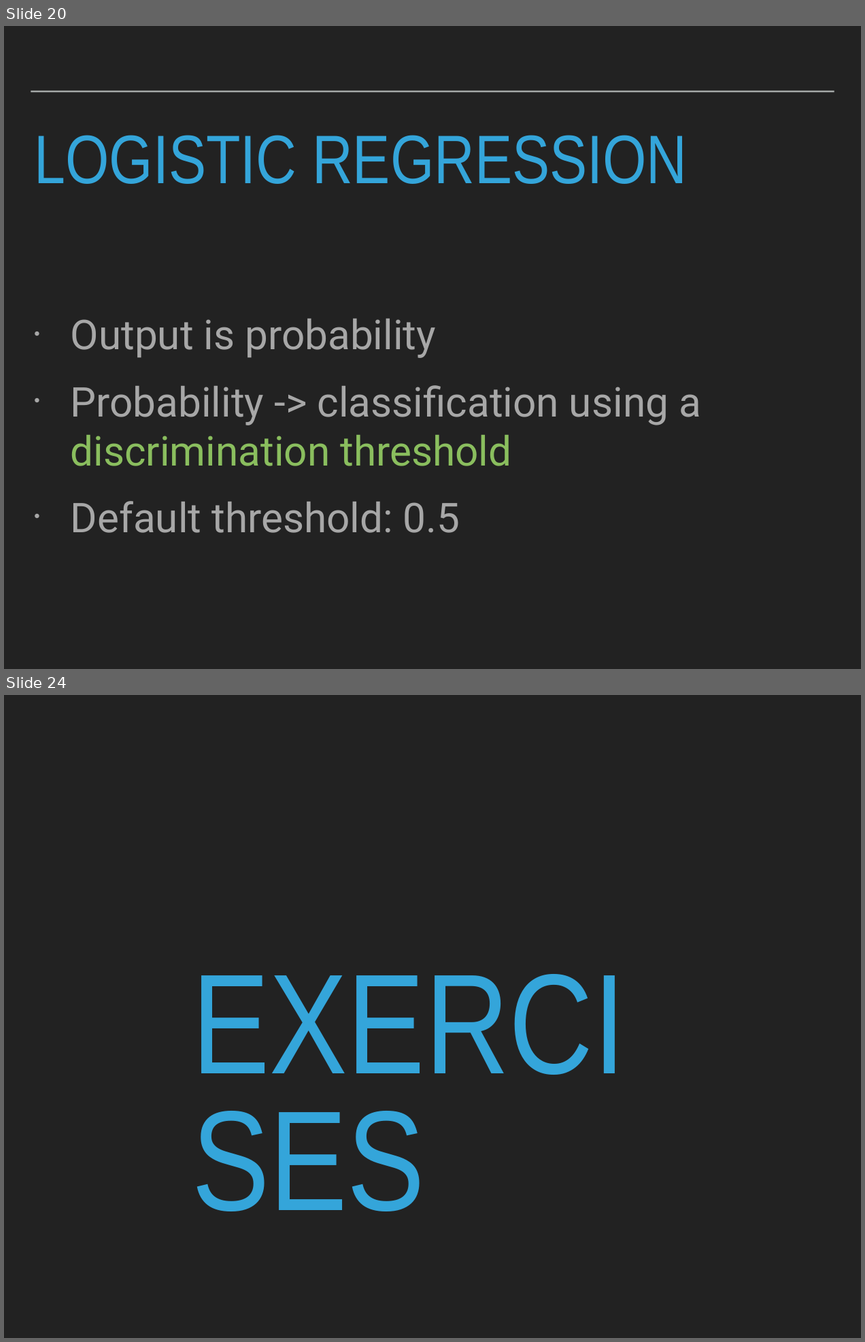
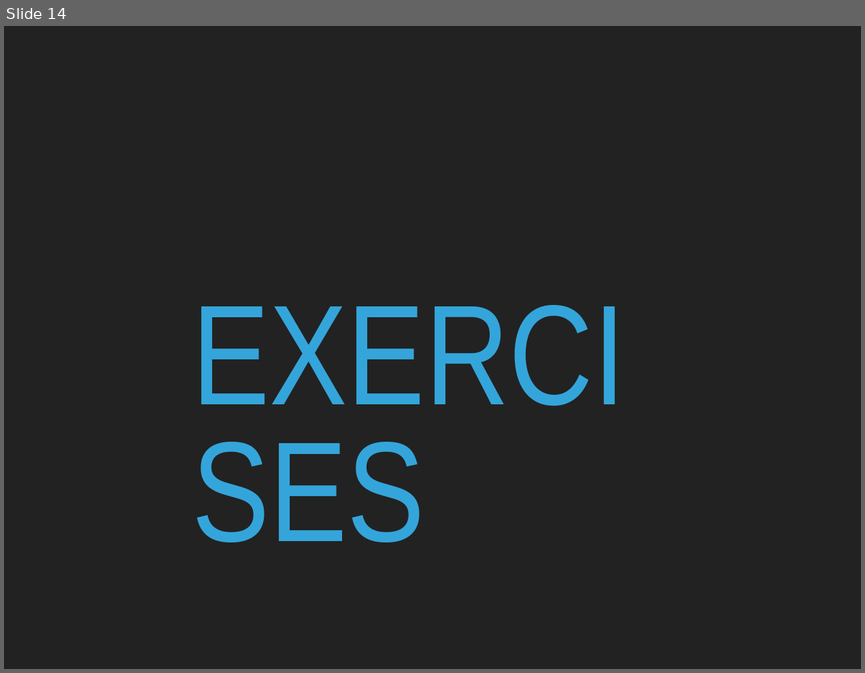
Before and after one commit to patricks1/noble-machine-learning, a slide deck: Session3/Session3_Slides.pptx. Shown one above the other, each under a label of ours: slides 20 and 24 before the commit, slide 14 after it; the slides between them are not shown. The pictures are 865x1342 and 865x673 pixels, drawn with LibreOffice and Linux fonts; fonts in the diff are those of the drawing. Boxes give left, top, right and bottom in pixels: in the first picture for what was removed or moved away, otherwise in the second. Text is boxed around its words. In the diff, an @@ line names an element or a change of style, - is before the commit and + after.

```diff
--- a/Session3/Session3_Slides.pptx
+++ b/Session3/Session3_Slides.pptx
@@ slide 20 removed at (x1=4, y1=26, x2=861, y2=669), background #222222 @@
@@ line removed from (31, 92) to (834, 92) @@
@@ title removed at (x1=34, y1=135, x2=687, y2=184) @@
-LOGISTIC REGRESSION
@@ text removed at (x1=71, y1=318, x2=701, y2=533) @@
-• Output is probability
-• Probability -> classification using a discrimination threshold
-• Default threshold: 0.5
@@ what was slide 24 is now slide 14 @@
```
Also in this commit, not shown: 4 slides changed, 25 slides added, 37 other slides removed, 4 other files.
